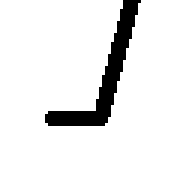
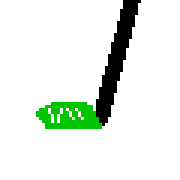
Layer changes from the first 180 x 180 image to the second:
painted on "Pasted Layer" over [36,102,102,129]
